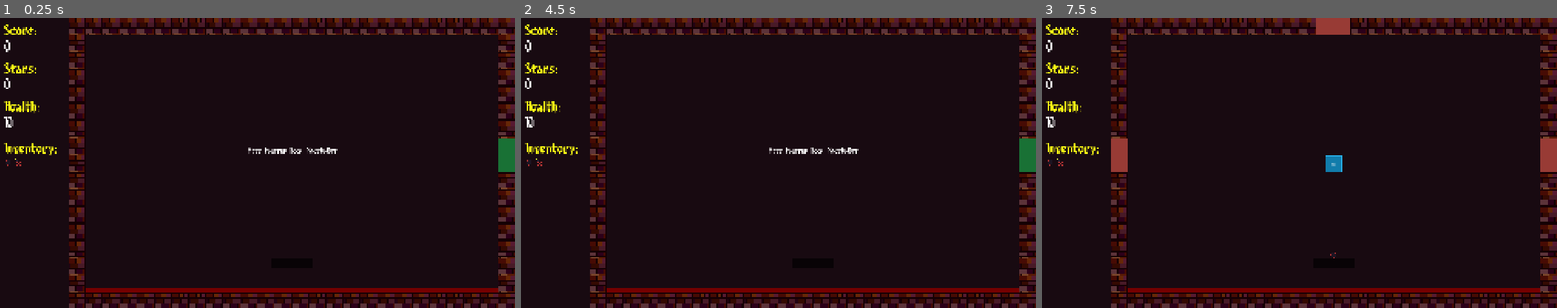
Above: before the commit, frames 1-3 (left to right).
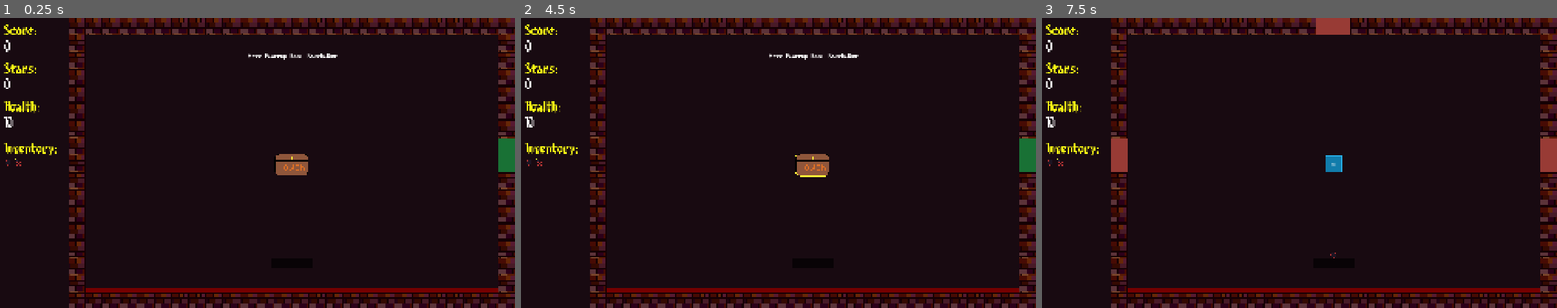
Above: after the commit, the same moments.

Repository: lostpoet999/escape_to_marty
Game: Godot game, scene res://scenes_and_scripts/levels/common_rooms/powerup_1.tscn
Two runs of this game, one before a commit and one after it. Both use one fixed random seed, a clock stepped at 60 frames per second and the inputs below. This scene is started directly instead of the project's main scene. Sound files missing from this copy of the repository are replaced by a short silence.
Inputs (mouse positions are in pixels of both pictures, inside the frame that each line leads up to):
- Up to frame 1 (0.25 s): no input
- Up to frame 2 (4.5 s): click (814, 163) at 0.52 s; click (531, 163) at 1.27 s; click (536, 163) at 2.02 s; click (531, 163) at 2.77 s; click (536, 163) at 3.52 s; click (814, 163) at 4.27 s
- Up to frame 3 (7.5 s): click (1052, 163) at 5.02 s; click (1057, 163) at 5.77 s; click (1335, 163) at 6.52 s; tap Enter at 7.25 s; move the mouse to (1546, 154) at 7.27 s; hold Tab (click_mode_toggle) from 7.28 s (still down); click (1546, 154) at 7.42 s

The runs differ from the first frame. In frame 1, 0.8% of the frame differs, in the area x 48-66%, y 12-55%; in frame 2, 0.8%; in frame 3, nothing differs.

Commit message:
feat: working on loot box (WIP)

Diff:
--- a/project.godot
+++ b/project.godot
@@ -26,6 +26,7 @@
 PlayerData="*uid://y4ps6dt0vpeq"
 MusicPlayer="*uid://b5146fvylaic"
 GameManager="*uid://doymnbq1juguj"
+ItemSpawner="*uid://fx2uws36tsjt"
 
 [debug]
 
--- /dev/null
+++ b/scenes_and_scripts/item_spawning/item_box.gd
@@ -0,0 +1,11 @@
+extends Node2D
+
+
+# Called when the node enters the scene tree for the first time.
+func _ready() -> void:
+	pass # Replace with function body.
+
+
+# Called every frame. 'delta' is the elapsed time since the previous frame.
+func _process(delta: float) -> void:
+	pass
--- /dev/null
+++ b/scenes_and_scripts/item_spawning/item_box.tscn
@@ -0,0 +1,16 @@
+[gd_scene format=3 uid="uid://165yx2m2saao"]
+
+[ext_resource type="Texture2D" uid="uid://c56agi3o4rrjf" path="res://scenes_and_scripts/item_spawning/item_box_closed.png" id="1_01tpr"]
+[ext_resource type="Script" uid="uid://div38o3obq6wp" path="res://scenes_and_scripts/item_spawning/item_box.gd" id="1_a3gnj"]
+[ext_resource type="Texture2D" uid="uid://c781gc6x353l" path="res://scenes_and_scripts/item_spawning/item_box_hover.png" id="3_liaki"]
+
+[node name="ItemBox" type="Node2D" unique_id=473452843]
+z_index = 500
+scale = Vector2(2, 2)
+script = ExtResource("1_a3gnj")
+
+[node name="LootBox" type="TextureButton" parent="." unique_id=682419250]
+offset_right = 40.0
+offset_bottom = 40.0
+texture_normal = ExtResource("1_01tpr")
+texture_hover = ExtResource("3_liaki")
--- a/scenes_and_scripts/item_spawning/item_spawner.gd
+++ b/scenes_and_scripts/item_spawning/item_spawner.gd
@@ -33,5 +33,5 @@
 		if rand < cummulative: return weights
 	return BaseItem.RarityType.VERY_RARE
 
-func normalize_spawn_weights()->void: #will be used when items can alter the spawn weights. IE an item that doubles the rare chance.
+func normalize_spawn_weights()->void: #TODO: create method to normalize the spawn weights when an item changes the spawn rate of a particular tier
 	pass
--- a/scenes_and_scripts/levels/common_rooms/powerup_1.tscn
+++ b/scenes_and_scripts/levels/common_rooms/powerup_1.tscn
@@ -2,6 +2,7 @@
 
 [ext_resource type="PackedScene" uid="uid://bea1h3570swpu" path="res://scenes_and_scripts/levels/room_base.tscn" id="1_edbf6"]
 [ext_resource type="FontFile" uid="uid://c1its5lmhd4kg" path="res://label_settings_and_fonts/fonts/8bitlim.ttf" id="2_emyu8"]
+[ext_resource type="PackedScene" uid="uid://165yx2m2saao" path="res://scenes_and_scripts/item_spawning/item_box.tscn" id="3_sw00q"]
 
 [sub_resource type="LabelSettings" id="LabelSettings_oufug"]
 font = ExtResource("2_emyu8")
@@ -12,9 +13,12 @@
 [node name="Label" type="Label" parent="PlayArea" parent_id_path=PackedInt32Array(87831636) index="3" unique_id=2097916128]
 layout_mode = 0
 offset_left = 647.0
-offset_top = 480.0
+offset_top = 128.0
 offset_right = 999.0
-offset_bottom = 544.0
+offset_bottom = 192.0
 text = "Free Powerup Room Placeholder"
 label_settings = SubResource("LabelSettings_oufug")
 autowrap_mode = 3
+
+[node name="ItemBox2" parent="." index="6" unique_id=473452843 instance=ExtResource("3_sw00q")]
+position = Vector2(1024, 480)
Not shown, added: scenes_and_scripts/item_spawning/item_box.gd.uid
Binary file added: scenes_and_scripts/item_spawning/item_box_closed.png
Not shown, added: scenes_and_scripts/item_spawning/item_box_closed.png.import
Binary file added: scenes_and_scripts/item_spawning/item_box_hover.png
Not shown, added: scenes_and_scripts/item_spawning/item_box_hover.png.import
